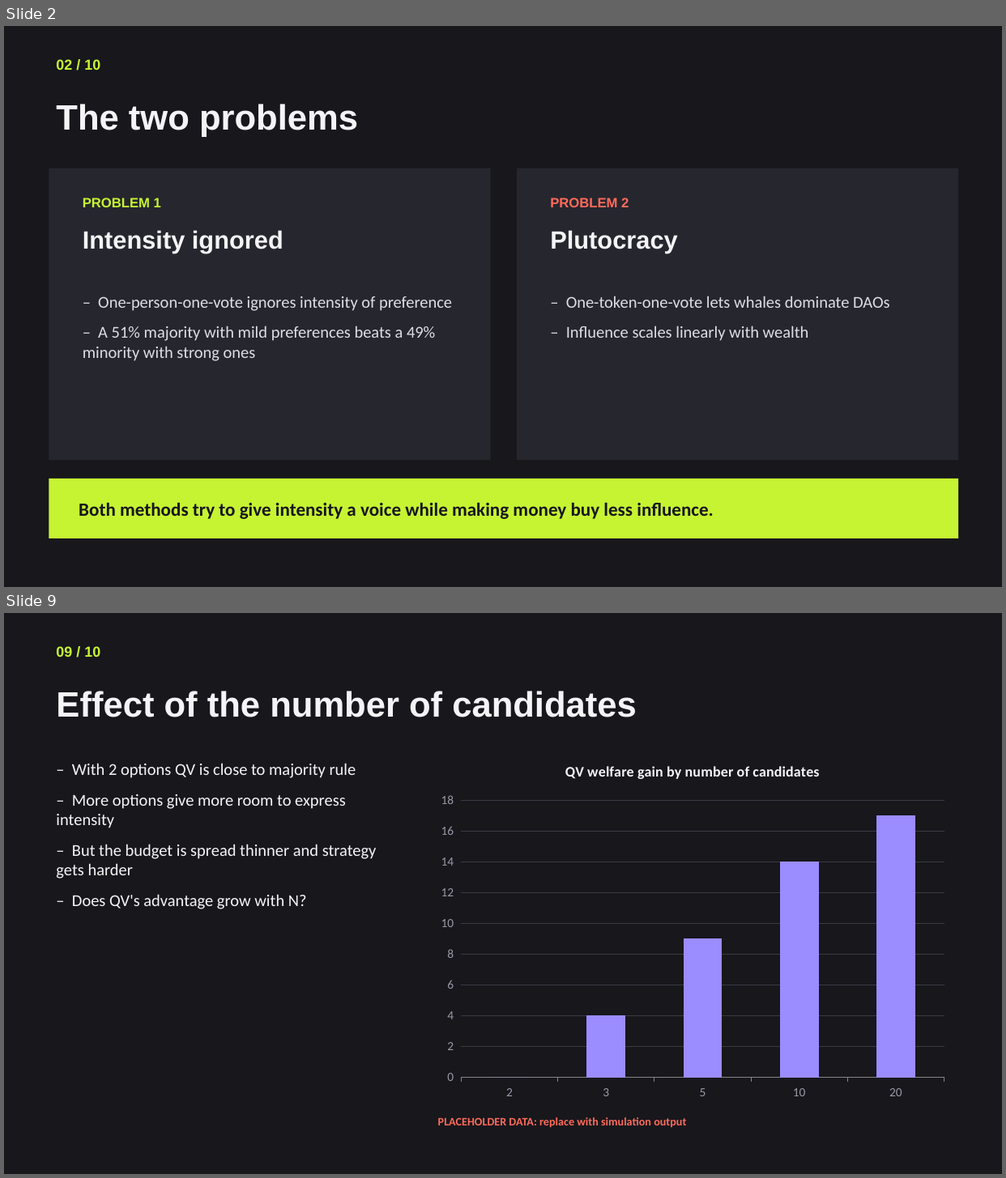
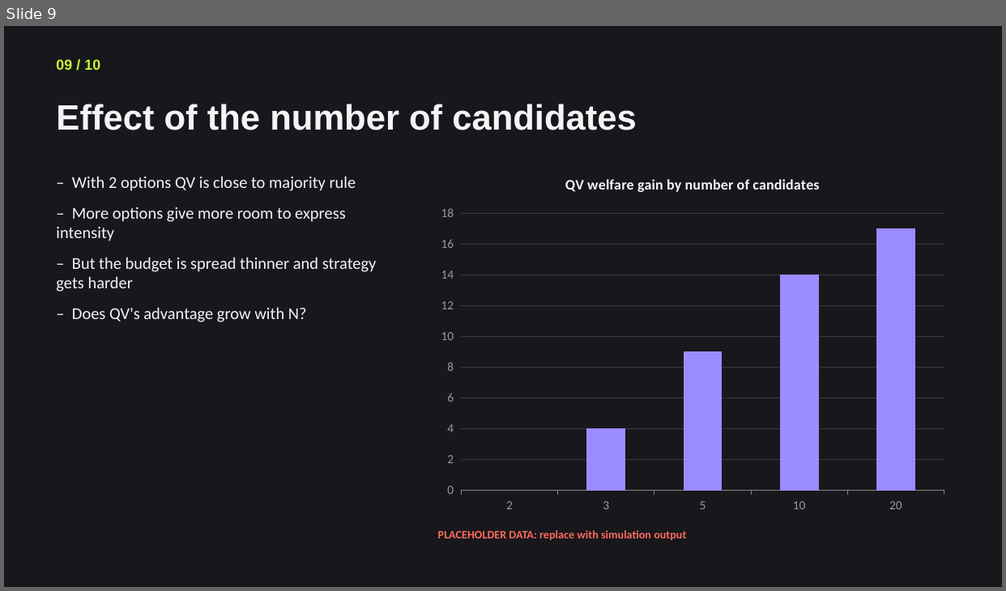
Before and after one commit to Jeanmauratille/quadratic_voting, a slide deck: final_project_outline.pptx. Shown one above the other, each under a label of ours: slides 2 and 9 before the commit, slide 9 after it; the slides between them are not shown. The pictures are 1006x1178 and 1006x591 pixels, drawn with LibreOffice and Linux fonts; fonts in the diff are those of the drawing. Boxes give left, top, right and bottom in pixels: in the first picture for what was removed or moved away, otherwise in the second. Text is boxed around its words. In the diff, an @@ line names an element or a change of style, - is before the commit and + after.

```diff
--- a/final_project_outline.pptx
+++ b/final_project_outline.pptx
@@ slide 2 removed at bbox=[4, 26, 1002, 587], background #17171C @@
@@ text removed at bbox=[56, 59, 100, 70] @@
-02 / 10
@@ text removed at bbox=[56, 104, 358, 137] @@
-The two problems
@@ rectangle removed at bbox=[49, 169, 491, 460] @@
@@ rectangle removed at bbox=[517, 169, 958, 460] @@
@@ text removed at bbox=[83, 198, 161, 207] @@
-PROBLEM 1
@@ text removed at bbox=[550, 198, 629, 207] @@
-PROBLEM 2
@@ text removed at bbox=[83, 230, 283, 254] @@
-Intensity ignored
@@ text removed at bbox=[550, 230, 677, 254] @@
-Plutocracy
@@ text removed at bbox=[83, 297, 452, 361] @@
-– One-person-one-vote ignores intensity of preference
-– A 51% majority with mild preferences beats a 49% minority with strong ones
@@ text removed at bbox=[566, 296, 890, 341] @@
-– One-token-one-vote lets whales dominate DAOs
-– Influence scales linearly with wealth
@@ rectangle removed at bbox=[49, 479, 958, 539] @@
@@ text removed at bbox=[79, 502, 714, 519] @@
-Both methods try to give intensity a voice while making money buy less influence.
```
Also in this commit, not shown: 5 slides changed, 4 slides added, 3 other slides removed, 3 other files.
